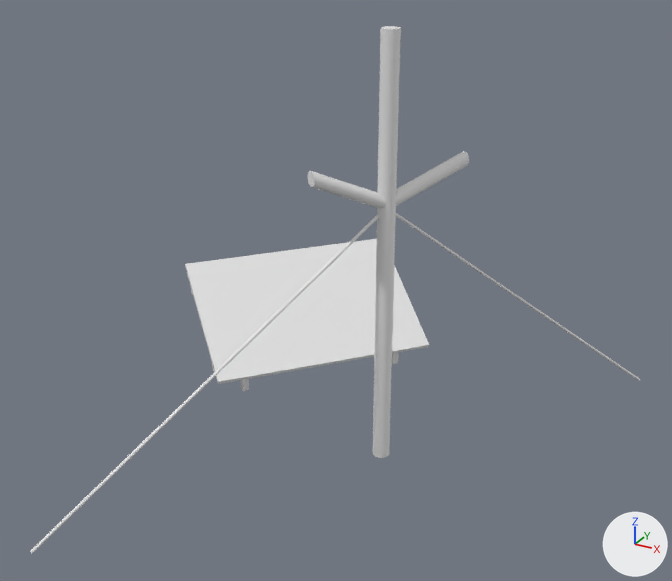
A saved change to the COLLADA model mrim_task/mrim_resources/blender_files/single_tower.dae.
Both versions are drawn from a 50 mm lens placed at (10.51, -13.91, 7.17), pointed at (5.04, -3.98, 2.2). Arrows for +X, +Y and +Z are at lower right; the lights stay in place. Where no turn or scale is listed for an object, it has been applied to the vertices.

Script lines for the objects in view, before the commit:
```python
me_cube_005 = bpy.data.meshes.new('Cube.005')
me_cube_005.from_pydata(...)  # 56 vertices, 84 faces; spans x -0.64..3.12, y -1.38..2.53, z -0.57..0.94
# faces by material slot: [12, 12, 12, 12, 12, 12, 12]
me_cube_005.materials.append(mat_material_003)  # white #e7e7e7
me_cube_005.materials.append(mat_material_001)  # white #e7e7e7
me_cube_005.materials.append(mat_material_002)  # white #e7e7e7
me_cube_005.materials.append(mat_material_004)  # white #e7e7e7
me_cube_005.materials.append(mat_material_005)  # white #e7e7e7
me_cube_005.materials.append(mat_material_006)  # white #e7e7e7
me_cube_005.materials.append(mat_material_007)  # white #e7e7e7
me_singletowerfusioned = bpy.data.meshes.new('SingleTowerFusioned')
me_singletowerfusioned.from_pydata(...)  # 3948 vertices, 7892 faces; spans x 2.86..8.42, y -7.74..0.22, z -0.32..5.6
ob_cube_003 = bpy.data.objects.new('Cube.003', me_cube_005)
ob_cube_003.location = (2.29, -2.78, 0.6)
ob_singletowerfusioned = bpy.data.objects.new('SingleTowerFusioned', me_singletowerfusioned)
ob_singletowerfusioned.location = (0.0, 0.0, 0.0)
```
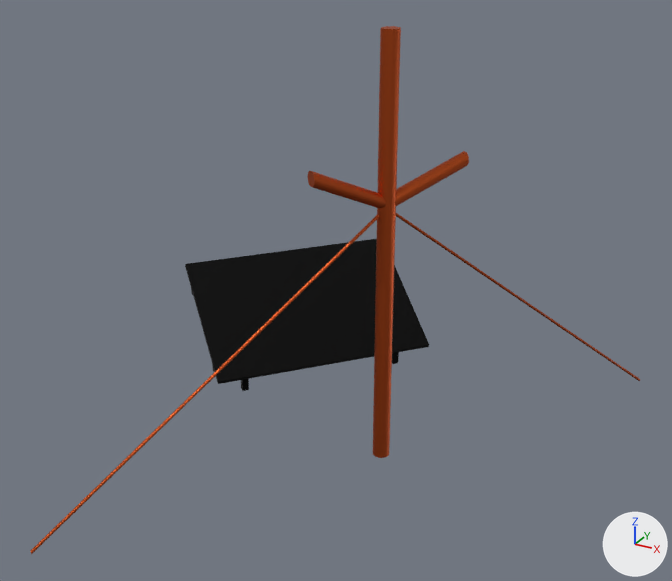
Commit message: add color to single tower collada file

What differs and where, as boxes [x1, y1, x2, y2] in the pictures (672 x 581 px):
'SingleTowerFusioned', recoloured
    both: [30, 26, 640, 554]
part 1 of me_cube_005, recoloured (white to black)
    both: [185, 239, 429, 384]
part 2 of me_cube_005, recoloured
    both: [241, 379, 249, 391]
part 3 of me_cube_005, recoloured
    both: [392, 352, 399, 364]

The change, as a list of edits to the scene's bpy script:
```text
Add mat_pole_022:
    mat_pole_022 = principled_material('Pole.022')
    mat_pole_022.base_color = (0.523, 0.0909, 0.0207)  # orange #bf5527
    mat_pole_022.metallic = 1.0
Add mat_black_001:
    mat_black_001 = principled_material('Black.001')
    mat_black_001.base_color = (0.0115, 0.0115, 0.0115)  # black #1c1c1c
    mat_black_001.metallic = 1.0
Change me_cube_005:
    where me_cube_005.from_pydata(...)  # 56 vertices, 84 faces; spans x -0.64..3.12, y -1.38..2.53, z -0.57..0.94
    used by ob_cube_003; location = (2.29, -2.78, 0.6)
    remove me_cube_005.materials.append(mat_material_003)  # white #e7e7e7
    remove me_cube_005.materials.append(mat_material_001)  # white #e7e7e7
    remove me_cube_005.materials.append(mat_material_005)  # white #e7e7e7
    remove me_cube_005.materials.append(mat_material_007)  # white #e7e7e7
    me_cube_005 part 1: all 12 faces that had it switch from mat_material_002 (white #e7e7e7) to mat_black_001 (black #1c1c1c)
    me_cube_005 part 2: all 12 faces that had it switch from mat_material_004 (white #e7e7e7) to mat_black_001 (black #1c1c1c)
    me_cube_005 part 3: all 12 faces that had it switch from mat_material_006 (white #e7e7e7) to mat_black_001 (black #1c1c1c)
Change me_singletowerfusioned:
    where me_singletowerfusioned.from_pydata(...)  # 3948 vertices, 7892 faces; spans x 2.86..8.42, y -7.74..0.22, z -0.32..5.6
    add me_singletowerfusioned.materials.append(mat_pole_022)  # orange #bf5527
```
